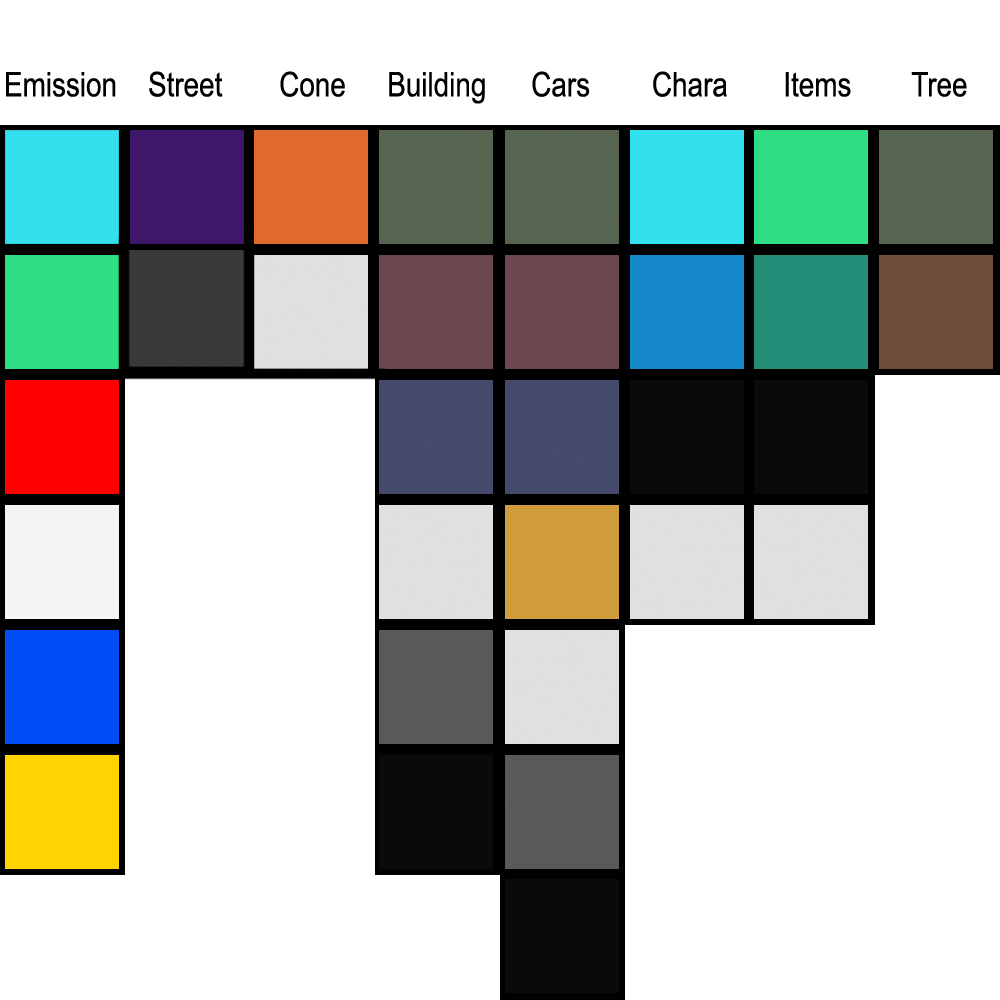
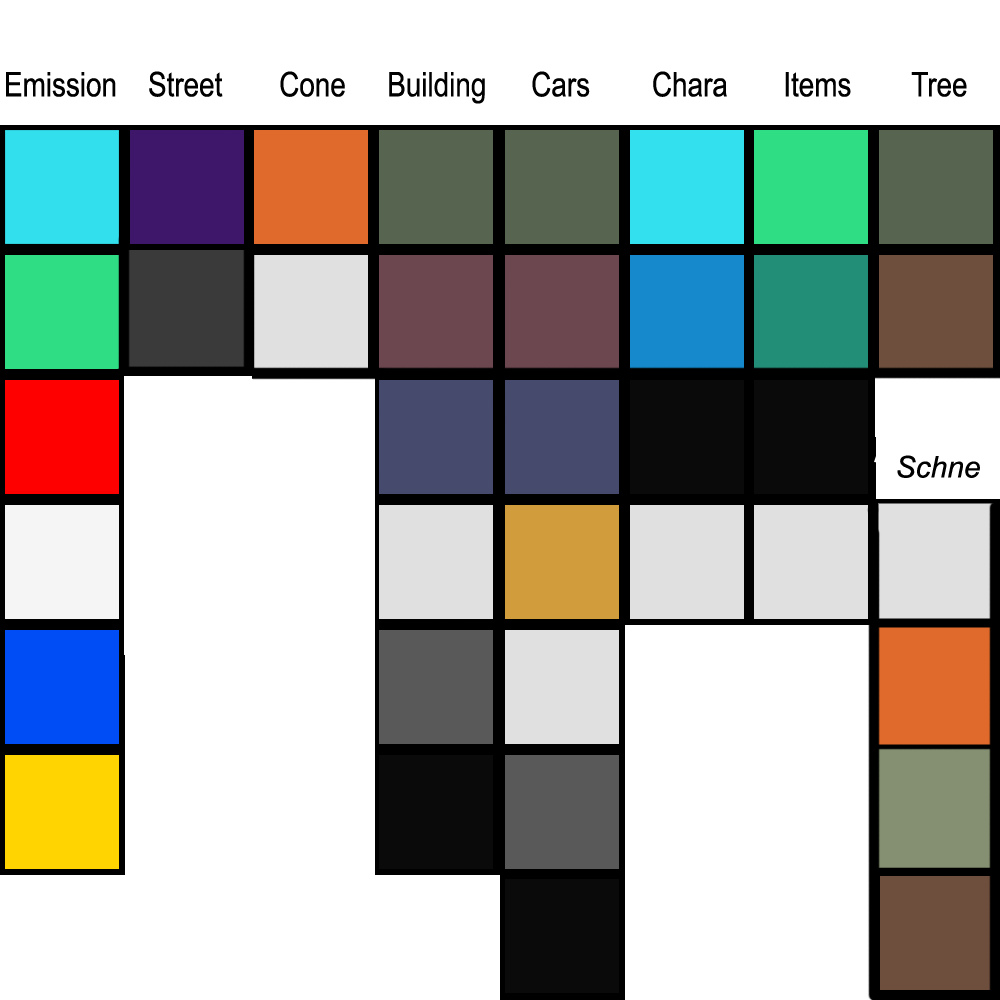
Layers edited between the first and the second (1000, 1000) image:
removed layer "Layer 2" over (x1=117, y1=367, x2=391, y2=380)
added layer "Schnee" above "Layer 1" over (x1=897, y1=455, x2=980, y2=478)
painted on "Layer 1" over (x1=117, y1=367, x2=1000, y2=1000)
